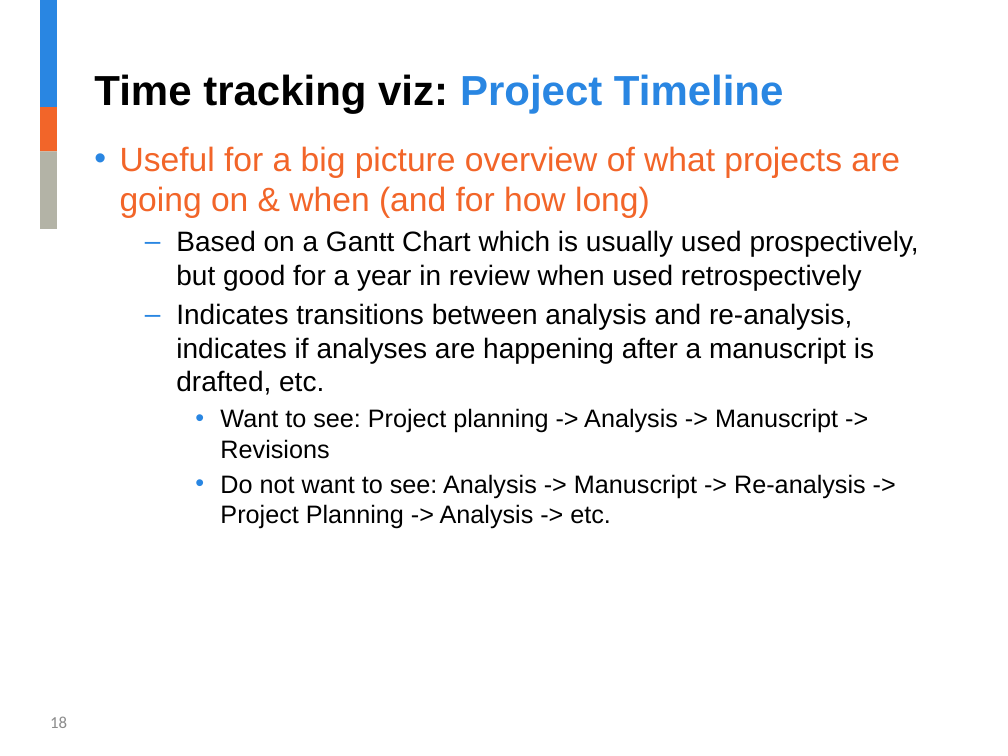
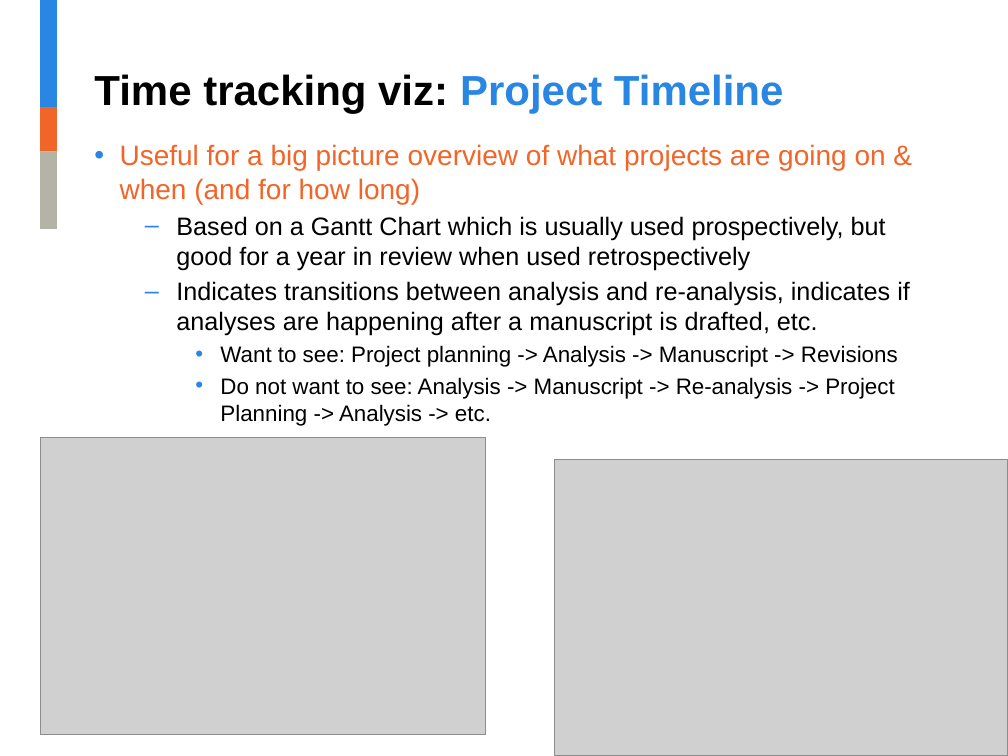
Before and after one commit to jalavery/timetrackR, a slide deck: slide 18 of Strategy and Innovation timetrackR Presentation.pptx. Drawn at 1008x756 pixels with LibreOffice and Linux fonts; fonts in the diff are those of the drawing; grey boxes stand for pictures; background and template pictures are left out. Boxes give left, top, right and bottom in pixels: in the first picture for what was removed or moved away, otherwise in the second. Text is boxed around its words. In the diff, an @@ line names an element or a change of style, - is before the commit and + after.

```diff
--- a/Strategy and Innovation timetrackR Presentation.pptx
+++ b/Strategy and Innovation timetrackR Presentation.pptx
@@ text "Useful for a big picture ..." at [120,144,910,426]: size 24 to 20 pt in "Useful for a big picture overview of ..."; size 20 to 18 pt in "Based on a Gantt Chart which is ...", "Indicates transitions between analysis and re-analysis, indi ..."; size 18 to 16 pt in "Want to see: Project planning -> Analysis ...", "Do not want to see: Analysis -> ..." @@
@@ picture added at [40,437,486,734] @@
@@ picture added at [554,460,1008,756] @@
```
Also in this commit, not shown: 9 other slides changed, 2 slides removed, 1 other file.
